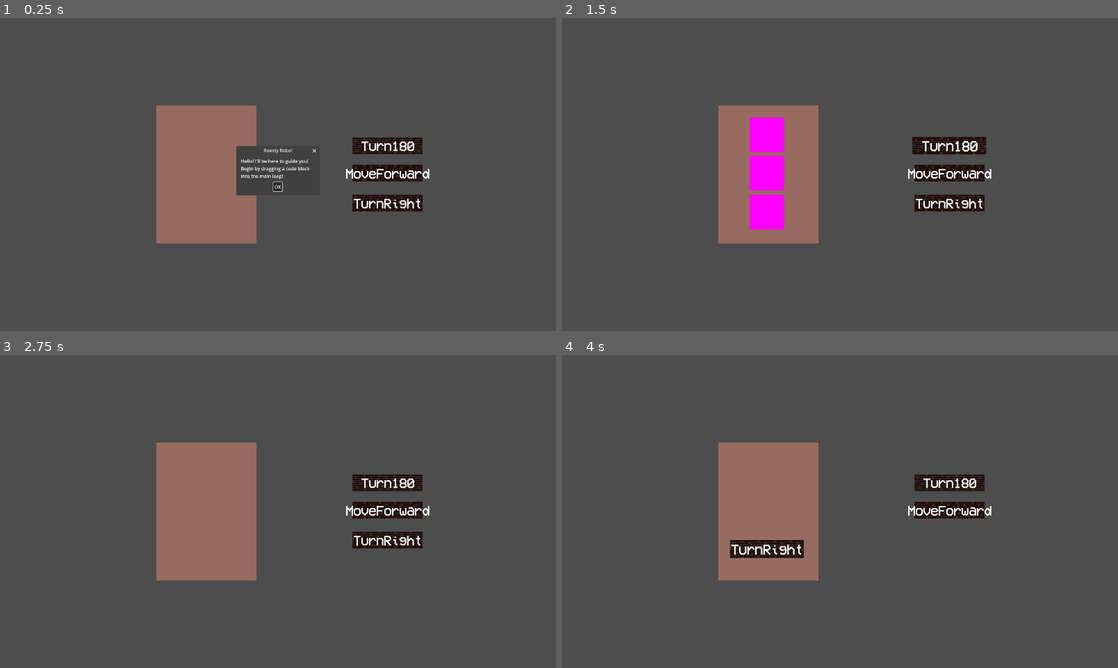
Above: before the commit, frames 1-4 (two rows, left to right).
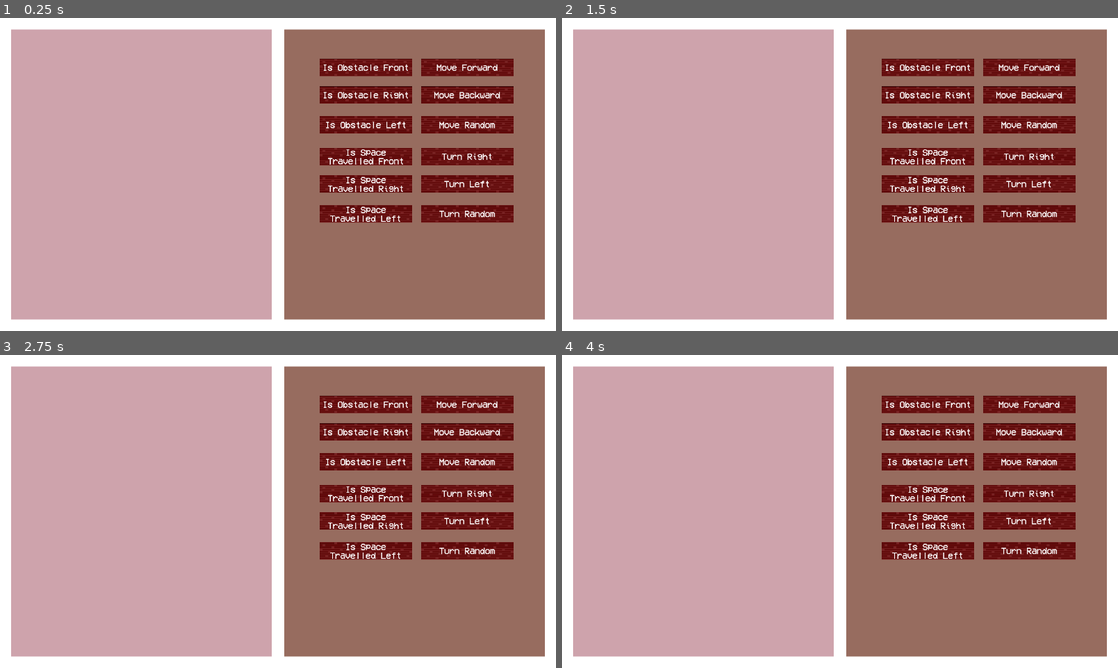
Above: after the commit, the same moments.

Repository: Alex-Velez/AI-Tools-For-K-12
Game: Godot game, scene res://Scenes/phase_0.tscn
The game is run twice, just before and just after one commit, with the same random seed, the same clock (stepped at 60 frames per second) and the same inputs. This scene is started directly instead of the project's main scene.
Inputs (mouse positions are in pixels of both pictures, inside the frame that each line leads up to):
- Up to frame 1 (0.25 s): no input
- Up to frame 2 (1.5 s): click (840, 187) at 0.5 s, where only the run before the commit has a clickable "OK"; tap Enter at 1.25 s; move the mouse to (951, 146) at 1.27 s; press the mouse at (951, 146) at 1.28 s; hold Right (ui_right) from 1.28 s (still down)
- Up to frame 3 (2.75 s): tap Space at 2 s; move the mouse to (389, 511) at 2.02 s; release Right (ui_right) at 2.03 s; release the mouse at (389, 511) at 2.03 s; hold Down (ui_down) from 2.03 s (still down); click (389, 511) at 2.1 s
- Up to frame 4 (4 s): tap Enter at 2.75 s; move the mouse to (951, 539) at 2.77 s; release Down (ui_down) at 2.78 s; press the mouse at (951, 539) at 2.78 s; hold Right (ui_right) 2.78-3.53 s; tap Space at 3.5 s; move the mouse to (812, 574) at 3.52 s; release the mouse at (812, 574) at 3.53 s; hold Up (ui_up) from 3.53 s (still down); click (812, 574) at 3.6 s

The runs differ from the first frame. In frame 1, 100% of the frame differs, in the area x 0-100%, y 0-100%; in frame 2, 100%; in frame 3, 100%; in frame 4, 100%.

Commit message:
Code Blocks Update

Diff:
--- a/Scenes/block_platform.tscn
+++ b/Scenes/block_platform.tscn
@@ -5,12 +5,10 @@
 [sub_resource type="RectangleShape2D" id="RectangleShape2D_dxv41"]
 
 [node name="BlockPlatform" type="StaticBody2D" groups=["Droppable"]]
-scale = Vector2(6, 6)
 script = ExtResource("1_rgkx7")
 
 [node name="CollisionShape2D" type="CollisionShape2D" parent="."]
 shape = SubResource("RectangleShape2D_dxv41")
-metadata/_edit_lock_ = true
 
 [node name="ColorRect" type="ColorRect" parent="."]
 anchors_preset = 8
@@ -18,12 +16,11 @@
 anchor_top = 0.5
 anchor_right = 0.5
 anchor_bottom = 0.5
-offset_left = -10.0
-offset_top = -10.0
-offset_right = 10.0
-offset_bottom = 10.0
+offset_left = -136.0
+offset_top = -39.5
+offset_right = 136.0
+offset_bottom = 39.5
 grow_horizontal = 2
 grow_vertical = 2
 size_flags_horizontal = 4
 size_flags_vertical = 4
-metadata/_edit_lock_ = true
--- a/Scenes/code_block.tscn
+++ b/Scenes/code_block.tscn
@@ -5,7 +5,7 @@
 [ext_resource type="FontFile" uid="uid://b4y7mlc65y48" path="res://Fonts/VCR_OSD_MONO_1.001.ttf" id="3_hstm6"]
 
 [sub_resource type="RectangleShape2D" id="RectangleShape2D_iv3ps"]
-size = Vector2(242.99998, 58)
+size = Vector2(317, 58)
 
 [sub_resource type="Theme" id="Theme_iv3ps"]
 default_font = ExtResource("3_hstm6")
@@ -14,15 +14,26 @@
 [node name="CodeBlock" type="Node2D"]
 script = ExtResource("1_tqm1s")
 
-[node name="Sprite2D" type="Sprite2D" parent="."]
-modulate = Color(0.21770102, 0.21770105, 0.21770105, 1)
-position = Vector2(0, -1.1622906e-05)
-scale = Vector2(0.27531284, 0.0659841)
+[node name="TextureRect" type="TextureRect" parent="."]
+modulate = Color(0.57540065, 0.16712877, 0.18016794, 1)
+anchors_preset = 8
+anchor_left = 0.5
+anchor_top = 0.5
+anchor_right = 0.5
+anchor_bottom = 0.5
+offset_left = -159.5
+offset_top = -30.0
+offset_right = 159.5
+offset_bottom = 30.0
+grow_horizontal = 2
+grow_vertical = 2
 texture = ExtResource("2_hstm6")
+expand_mode = 2
 
 [node name="Area2D" type="Area2D" parent="."]
 
 [node name="CollisionShape2D" type="CollisionShape2D" parent="Area2D"]
+position = Vector2(1.5000038, 0)
 shape = SubResource("RectangleShape2D_iv3ps")
 
 [node name="TextLabel" type="Label" parent="."]
@@ -31,16 +42,19 @@
 anchor_top = 0.5
 anchor_right = 0.5
 anchor_bottom = 0.5
-offset_left = -110.5
+offset_left = -152.0
 offset_top = -20.15625
-offset_right = 110.5
+offset_right = 152.0
 offset_bottom = 20.15625
 grow_horizontal = 2
 grow_vertical = 2
 theme = SubResource("Theme_iv3ps")
+theme_override_font_sizes/font_size = 30
 text = "TEXT"
 horizontal_alignment = 1
 vertical_alignment = 1
+autowrap_mode = 3
+metadata/_edit_lock_ = true
 
 [connection signal="body_entered" from="Area2D" to="." method="_on_area_2d_body_entered"]
 [connection signal="body_exited" from="Area2D" to="." method="_on_area_2d_body_exited"]
--- /dev/null
+++ b/Scenes/code_block_2.tscn
@@ -0,0 +1,58 @@
+[gd_scene load_steps=6 format=3 uid="uid://gmeoe7uq2h4l"]
+
+[ext_resource type="Script" uid="uid://clqqvlpkm1km1" path="res://Scripts/code_block.gd" id="1_kkm7f"]
+[ext_resource type="Texture2D" uid="uid://dx3upwc36sdpy" path="res://Sprites/sg7w4alnxj881.jpg" id="1_yj5yh"]
+[ext_resource type="FontFile" uid="uid://b4y7mlc65y48" path="res://Fonts/VCR_OSD_MONO_1.001.ttf" id="2_bwegr"]
+
+[sub_resource type="Theme" id="Theme_kkm7f"]
+default_font = ExtResource("2_bwegr")
+default_font_size = 45
+
+[sub_resource type="RectangleShape2D" id="RectangleShape2D_bwegr"]
+size = Vector2(332, 58)
+
+[node name="CodeBlock" type="Control"]
+layout_mode = 3
+anchors_preset = 0
+script = ExtResource("1_kkm7f")
+
+[node name="TextureRect" type="TextureRect" parent="."]
+modulate = Color(0.6181877, 0, 0.116522364, 1)
+layout_mode = 1
+anchors_preset = 8
+anchor_left = 0.5
+anchor_top = 0.5
+anchor_right = 0.5
+anchor_bottom = 0.5
+offset_left = -166.0
+offset_top = -28.5
+offset_right = 166.0
+offset_bottom = 28.5
+grow_horizontal = 2
+grow_vertical = 2
+texture = ExtResource("1_yj5yh")
+expand_mode = 2
+
+[node name="TextLabel" type="Label" parent="."]
+layout_mode = 1
+anchors_preset = 8
+anchor_left = 0.5
+anchor_top = 0.5
+anchor_right = 0.5
+anchor_bottom = 0.5
+offset_left = -158.5
+offset_top = -20.15625
+offset_right = 158.5
+offset_bottom = 20.15625
+grow_horizontal = 2
+grow_vertical = 2
+theme = SubResource("Theme_kkm7f")
+text = "TEXTTEXTTEXT"
+horizontal_alignment = 1
+vertical_alignment = 1
+
+[node name="Area2D" type="Area2D" parent="."]
+
+[node name="CollisionShape2D" type="CollisionShape2D" parent="Area2D"]
+position = Vector2(-3.8146973e-06, 0)
+shape = SubResource("RectangleShape2D_bwegr")
--- a/Scenes/main_menu.tscn
+++ b/Scenes/main_menu.tscn
@@ -94,16 +94,22 @@
 layout_mode = 2
 theme_override_font_sizes/font_size = 24
 selected = 0
-item_count = 4
+item_count = 7
 popup/item_0/text = "Select Grade"
 popup/item_0/id = 0
 popup/item_0/separator = true
-popup/item_1/text = "6th Grade"
+popup/item_1/text = "5th Grade"
 popup/item_1/id = 1
-popup/item_2/text = "7th Grade"
+popup/item_2/text = "6th Grade"
 popup/item_2/id = 2
-popup/item_3/text = "8th Grade"
+popup/item_3/text = "7th Grade"
 popup/item_3/id = 3
+popup/item_4/text = "8th Grade"
+popup/item_4/id = 4
+popup/item_5/text = "9th Grade"
+popup/item_5/id = 5
+popup/item_6/text = "Other"
+popup/item_6/id = 6
 
 [node name="StartButton" type="Button" parent="MarginContainer/VBoxContainer2/MarginContainer/VBoxContainer"]
 layout_mode = 2
--- a/Scenes/phase_0.tscn
+++ b/Scenes/phase_0.tscn
@@ -12,48 +12,123 @@
 grow_vertical = 2
 mouse_filter = 2
 
+[node name="ColorRect2" type="ColorRect" parent="."]
+layout_mode = 1
+anchors_preset = 15
+anchor_right = 1.0
+anchor_bottom = 1.0
+grow_horizontal = 2
+grow_vertical = 2
+
+[node name="HBoxContainer" type="HBoxContainer" parent="."]
+layout_mode = 1
+anchors_preset = 15
+anchor_right = 1.0
+anchor_bottom = 1.0
+grow_horizontal = 2
+grow_vertical = 2
+alignment = 1
+
+[node name="MarginContainer" type="MarginContainer" parent="HBoxContainer"]
+layout_mode = 2
+theme_override_constants/margin_left = 20
+theme_override_constants/margin_top = 40
+theme_override_constants/margin_right = 20
+theme_override_constants/margin_bottom = 40
+
+[node name="ColorRect3" type="ColorRect" parent="HBoxContainer/MarginContainer"]
+custom_minimum_size = Vector2(900, 0)
+layout_mode = 2
+size_flags_horizontal = 4
+color = Color(0.80936164, 0.64012164, 0.6759462, 1)
+
+[node name="MarginContainer2" type="MarginContainer" parent="HBoxContainer"]
+layout_mode = 2
+theme_override_constants/margin_left = 20
+theme_override_constants/margin_top = 40
+theme_override_constants/margin_right = 20
+theme_override_constants/margin_bottom = 40
+
+[node name="ColorRect" type="ColorRect" parent="HBoxContainer/MarginContainer2"]
+custom_minimum_size = Vector2(900, 0)
+layout_mode = 2
+mouse_filter = 2
+color = Color(0.59270585, 0.4239798, 0.3735871, 1)
+
 [node name="AcceptDialog" type="AcceptDialog" parent="."]
 oversampling_override = 1.0
 title = "Rowdy Robo!"
 initial_position = 4
 size = Vector2i(272, 132)
-visible = true
 dialog_text = "Hello! I'll be here to guide you! Begin by dragging a code block into the main loop!"
 dialog_autowrap = true
 
-[node name="ColorRect" type="ColorRect" parent="."]
-layout_mode = 1
-anchors_preset = 8
-anchor_left = 0.5
-anchor_top = 0.5
-anchor_right = 0.5
-anchor_bottom = 0.5
-offset_left = -420.0
-offset_top = -238.0
-offset_right = -74.0
-offset_bottom = 238.0
-grow_horizontal = 2
-grow_vertical = 2
-mouse_filter = 2
-color = Color(0.59270585, 0.4239798, 0.3735871, 1)
+[node name="PlatformContainer" type="Node2D" parent="."]
 
-[node name="BlockPlatform" parent="." instance=ExtResource("2_w7xn5")]
-position = Vector2(707, 670)
+[node name="BlockPlatform" parent="PlatformContainer" instance=ExtResource("2_w7xn5")]
+position = Vector2(403, 458)
 
-[node name="BlockPlatform2" parent="." instance=ExtResource("2_w7xn5")]
-position = Vector2(707, 536)
+[node name="BlockPlatform2" parent="PlatformContainer" instance=ExtResource("2_w7xn5")]
+position = Vector2(403, 324)
 
-[node name="BlockPlatform3" parent="." instance=ExtResource("2_w7xn5")]
-position = Vector2(707, 403)
+[node name="BlockPlatform3" parent="PlatformContainer" instance=ExtResource("2_w7xn5")]
+position = Vector2(267, 191)
 
-[node name="CodeBlock" parent="." instance=ExtResource("3_6cuvu")]
-position = Vector2(1338, 441)
-block_type = 8
+[node name="BlockPlatform4" parent="PlatformContainer" instance=ExtResource("2_w7xn5")]
+position = Vector2(403, 863)
 
-[node name="CodeBlock2" parent="." instance=ExtResource("3_6cuvu")]
-position = Vector2(1338, 536)
+[node name="BlockPlatform5" parent="PlatformContainer" instance=ExtResource("2_w7xn5")]
+position = Vector2(403, 729)
+
+[node name="BlockPlatform6" parent="PlatformContainer" instance=ExtResource("2_w7xn5")]
+position = Vector2(272, 596)
+
+[node name="CodeBlockContainer" type="Node2D" parent="."]
+
+[node name="CodeBlock" parent="CodeBlockContainer" instance=ExtResource("3_6cuvu")]
+position = Vector2(1263, 171)
+block_type = 10
+
+[node name="CodeBlock2" parent="CodeBlockContainer" instance=ExtResource("3_6cuvu")]
+position = Vector2(1263, 266)
+block_type = 11
+
+[node name="CodeBlock3" parent="CodeBlockContainer" instance=ExtResource("3_6cuvu")]
+position = Vector2(1263, 369)
+block_type = 12
+
+[node name="CodeBlock4" parent="CodeBlockContainer" instance=ExtResource("3_6cuvu")]
+position = Vector2(1263, 478)
+block_type = 13
+
+[node name="CodeBlock5" parent="CodeBlockContainer" instance=ExtResource("3_6cuvu")]
+position = Vector2(1263, 573)
+block_type = 14
+
+[node name="CodeBlock6" parent="CodeBlockContainer" instance=ExtResource("3_6cuvu")]
+position = Vector2(1263, 676)
+block_type = 15
+
+[node name="CodeBlock7" parent="CodeBlockContainer" instance=ExtResource("3_6cuvu")]
+position = Vector2(1613, 171)
 block_type = 3
 
-[node name="CodeBlock3" parent="." instance=ExtResource("3_6cuvu")]
-position = Vector2(1338, 639)
+[node name="CodeBlock8" parent="CodeBlockContainer" instance=ExtResource("3_6cuvu")]
+position = Vector2(1613, 266)
+block_type = 4
+
+[node name="CodeBlock9" parent="CodeBlockContainer" instance=ExtResource("3_6cuvu")]
+position = Vector2(1613, 369)
+block_type = 5
+
+[node name="CodeBlock10" parent="CodeBlockContainer" instance=ExtResource("3_6cuvu")]
+position = Vector2(1613, 478)
 block_type = 6
+
+[node name="CodeBlock11" parent="CodeBlockContainer" instance=ExtResource("3_6cuvu")]
+position = Vector2(1613, 573)
+block_type = 7
+
+[node name="CodeBlock12" parent="CodeBlockContainer" instance=ExtResource("3_6cuvu")]
+position = Vector2(1613, 676)
+block_type = 9
--- /dev/null
+++ b/Scenes/test_level.tscn
@@ -0,0 +1,45 @@
+[gd_scene load_steps=2 format=3 uid="uid://bl02qelmb61yc"]
+
+[ext_resource type="PackedScene" uid="uid://bxs7a7tj74d4y" path="res://Scenes/mapTest.tscn" id="1_iti4p"]
+
+[node name="TestLevel" type="Control"]
+layout_mode = 3
+anchors_preset = 15
+anchor_right = 1.0
+anchor_bottom = 1.0
+grow_horizontal = 2
+grow_vertical = 2
+
+[node name="TextureRect" type="TextureRect" parent="."]
+layout_mode = 1
+anchors_preset = 15
+anchor_right = 1.0
+anchor_bottom = 1.0
+grow_horizontal = 2
+grow_vertical = 2
+
+[node name="VSplitContainer" type="VSplitContainer" parent="."]
+layout_mode = 1
+anchors_preset = 15
+anchor_right = 1.0
+anchor_bottom = 1.0
+offset_left = 2.0
+offset_top = 21.0
+offset_right = 2.0
+offset_bottom = 21.0
+grow_horizontal = 2
+grow_vertical = 2
+drag_area_highlight_in_editor = true
+
+[node name="CenterContainer" type="CenterContainer" parent="VSplitContainer"]
+layout_mode = 2
+
+[node name="Node2D" parent="VSplitContainer/CenterContainer" instance=ExtResource("1_iti4p")]
+
+[node name="HBoxContainer" type="HBoxContainer" parent="VSplitContainer"]
+layout_mode = 2
+
+[node name="ColorRect" type="ColorRect" parent="VSplitContainer/HBoxContainer"]
+custom_minimum_size = Vector2(500, 100)
+layout_mode = 2
+color = Color(0.84403056, 0.6664744, 0.4829995, 1)
--- a/Scripts/block_platform.gd
+++ b/Scripts/block_platform.gd
@@ -1,4 +1,6 @@
 extends StaticBody2D
+
+var current_code_block
 
 func _ready() -> void:
 	modulate = Color(Color.MAGENTA)
--- a/Scripts/code_block.gd
+++ b/Scripts/code_block.gd
@@ -41,31 +41,31 @@
 		BlockType.Or:
 			text_label.text = "Or"
 		BlockType.MoveForward:
-			text_label.text = "MoveForward"
+			text_label.text = "Move Forward"
 		BlockType.MoveBackward:
-			text_label.text = "MoveBackward"
+			text_label.text = "Move Backward"
 		BlockType.MoveRandom:
-			text_label.text = "MoveRandom"
+			text_label.text = "Move Random"
 		BlockType.TurnRight:
-			text_label.text = "TurnRight"
+			text_label.text = "Turn Right"
 		BlockType.TurnLeft:
-			text_label.text = "TurnLeft"
+			text_label.text = "Turn Left"
 		BlockType.Turn180:
-			text_label.text = "Turn180"
+			text_label.text = "Turn 180"
 		BlockType.TurnRandom:
-			text_label.text = "TurnRandom"
+			text_label.text = "Turn Random"
 		BlockType.IsObstacleFront:
-			text_label.text = "IsObstacleFront"
+			text_label.text = "Is Obstacle Front"
 		BlockType.IsObstacleRight:
-			text_label.text = "IsObstacleRight"
+			text_label.text = "Is Obstacle Right"
 		BlockType.IsObstacleLeft:
-			text_label.text = "IsObstacleLeft"
+			text_label.text = "Is Obstacle Left"
 		BlockType.IsSpaceTravelledFront:
-			text_label.text = "IsSpaceTravelledFront"
+			text_label.text = "Is Space Travelled Front"
 		BlockType.IsSpaceTravelledRight:
-			text_label.text = "IsSpaceTravelledRight"
+			text_label.text = "Is Space Travelled Right"
 		BlockType.IsSpaceTravelledLeft:
-			text_label.text = "IsSpaceTravelledLeft"
+			text_label.text = "Is Space Travelled Left"
 	pass
 
 func _process(_delta: float) -> void:
--- a/Scripts/global.gd
+++ b/Scripts/global.gd
@@ -1,8 +1,31 @@
 extends Node
 
-#var current_student: Student = null;
+const CSV_PATH = "user://student_data.csv"
+
+var current_student: Student = null;
 
 var is_dragging = false
 
 func _ready():
 	print("Global Autoload ready!")
+
+
+func save_data(data: Array):
+	if not FileAccess.file_exists(Global.CSV_PATH):
+		var new_file = FileAccess.open(Global.CSV_PATH, FileAccess.WRITE)
+		new_file.store_csv_line(["FirstName", "LastInitial"])
+		new_file.close()
+
+	#var file = FileAccess.open(Global.CSV_PATH, FileAccess.READ)
+	#var file_content = file.get_as_text()
+	#file.close()
+	#if new_student.get_data_csv() in file_content:
+		#print("Student already exists")
+		#return
+
+	var file = FileAccess.open(Global.CSV_PATH, FileAccess.READ_WRITE)
+	file.seek_end()
+	file.store_csv_line(data)
+	file.close()
+
+	print("Saved data")
--- a/Scripts/main_menu.gd
+++ b/Scripts/main_menu.gd
@@ -1,15 +1,14 @@
 extends Control
 
-@onready var first_name_box = $VBoxContainer/FirstNameLineEdit
-@onready var last_name_box = $VBoxContainer/LastNameLineEdit
-@onready var grade_dropdown = $VBoxContainer/GradeOptionButton
+@onready var first_name_box = $MarginContainer/VBoxContainer2/MarginContainer/VBoxContainer/FirstNameLineEdit
+@onready var last_name_box = $MarginContainer/VBoxContainer2/MarginContainer/VBoxContainer/LastNameLineEdit
+@onready var grade_dropdown = $MarginContainer/VBoxContainer2/MarginContainer/VBoxContainer/GradeOptionButton
 
-const CSV_PATH = "user://student_data.csv"
+
 
 func _on_start_button_pressed() -> void:
 	var first_name = first_name_box.text.strip_edges()
 	var last_name = last_name_box.text.strip_edges()
-
 
 	if first_name == "" or last_name == "":
 		print("Please enter both names")
@@ -25,24 +24,7 @@
 
 	var new_student = Student.new(first_name, last_name, grade_dropdown.selected + 5)
 
-	if not FileAccess.file_exists(CSV_PATH):
-		var new_file = FileAccess.open(CSV_PATH, FileAccess.WRITE)
-		new_file.store_csv_line(["FirstName", "LastInitial"])
-		new_file.close()
-
-	var file = FileAccess.open(CSV_PATH, FileAccess.READ)
-	var file_content = file.get_as_text()
-	file.close()
-
-	if new_student.get_data_csv() in file_content:
-		print("Student already exists")
-		return
-
-	file = FileAccess.open(CSV_PATH, FileAccess.READ_WRITE)
-	file.seek_end()
-	file.store_csv_line(new_student.get_data())
-	file.close()
-
+	Global.current_student = new_student
 	print("Saved student")
 
 	get_tree().change_scene_to_file("res://Scenes/welcome_screen.tscn")
--- a/Scripts/map_test.gd
+++ b/Scripts/map_test.gd
@@ -11,10 +11,10 @@
 #var time_accum = 0.0
 var visited_tiles = {}
 var perc_cleaned = 0.0
-var final_performance = 0.0
+var final_performance: float = 0.0
+var performance_history = []
 
-func _process(delta):
-
+func _process(_delta):
 	$Bedroom/floor.set_cell(Vector2i(-33,-22), 5, Vector2i(16,5),0)
 	var tile_pos = $Bedroom/floor.local_to_map($robot.position)
 	var total_tiles = 1196-60#240 - 63
@@ -29,9 +29,7 @@
 		perc_cleaned = float(visited_tiles.size()) / total_tiles * 100
 		print("Tiles cleaned: %d / %d (%.2f%%)" % [visited_tiles.size(), total_tiles, perc_cleaned])
 
-
-
 func _on_timer_timeout() -> void:
-	final_performance =  "%.2f" % perc_cleaned
-	print("final performance metrics: ", final_performance, "%", "visited tiles set: ", visited_tiles)
-	pass # Replace with function body.
+	print("final performance metrics: ", "%.2f" % perc_cleaned, "%", "visited tiles set: ", visited_tiles)
+	Global.current_student.performance_history.append(perc_cleaned)
+	Global.save_data(Global.current_student.get_data())
--- /dev/null
+++ b/Scripts/robot.gd
@@ -0,0 +1,6 @@
+extends Node
+
+
+
+func _init() -> void:
+	self.code = []
--- a/Scripts/student.gd
+++ b/Scripts/student.gd
@@ -1,19 +1,22 @@
 class_name Student extends Resource
 
-@export var first_name: String = "Default Name"
-@export var last_name: String = "L"
-@export var grade: int = -1
+@export var first_name: String
+@export var last_name: String
+@export var grade: int
+@export var performance_history: Array
 
 func _init(first_name: String, last_name: String, grade: int) -> void:
 	self.first_name = first_name
 	self.last_name = last_name
 	self.grade = grade
+	self.performance_history = []
 
 func get_data() -> Array:
 	var data = [
 		self.first_name,
 		self.last_name,
-		self.grade
+		self.grade,
+		self.performance_history,
 	]
 	return data
 
--- a/Scripts/welcome_screen.gd
+++ b/Scripts/welcome_screen.gd
@@ -1,4 +1,4 @@
 extends Control
 
 func _on_continue_button_pressed() -> void:
-	get_tree().change_scene_to_file("res://Scenes/phase_0.tscn")
+	get_tree().change_scene_to_file("res://Scenes/mapTest.tscn")
Not shown, added: Scripts/robot.gd.uid
